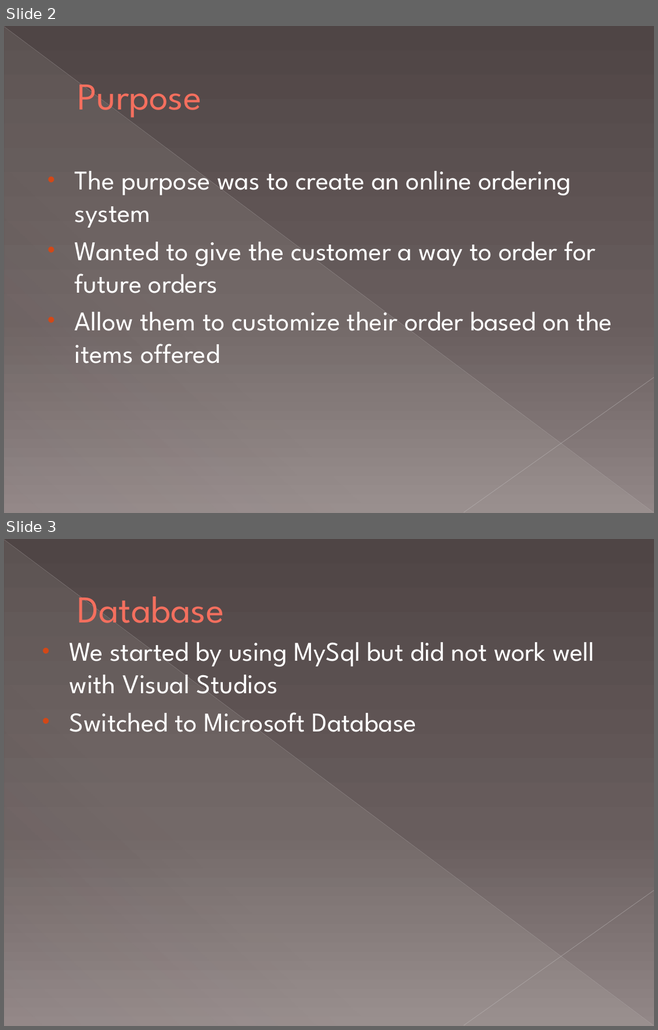
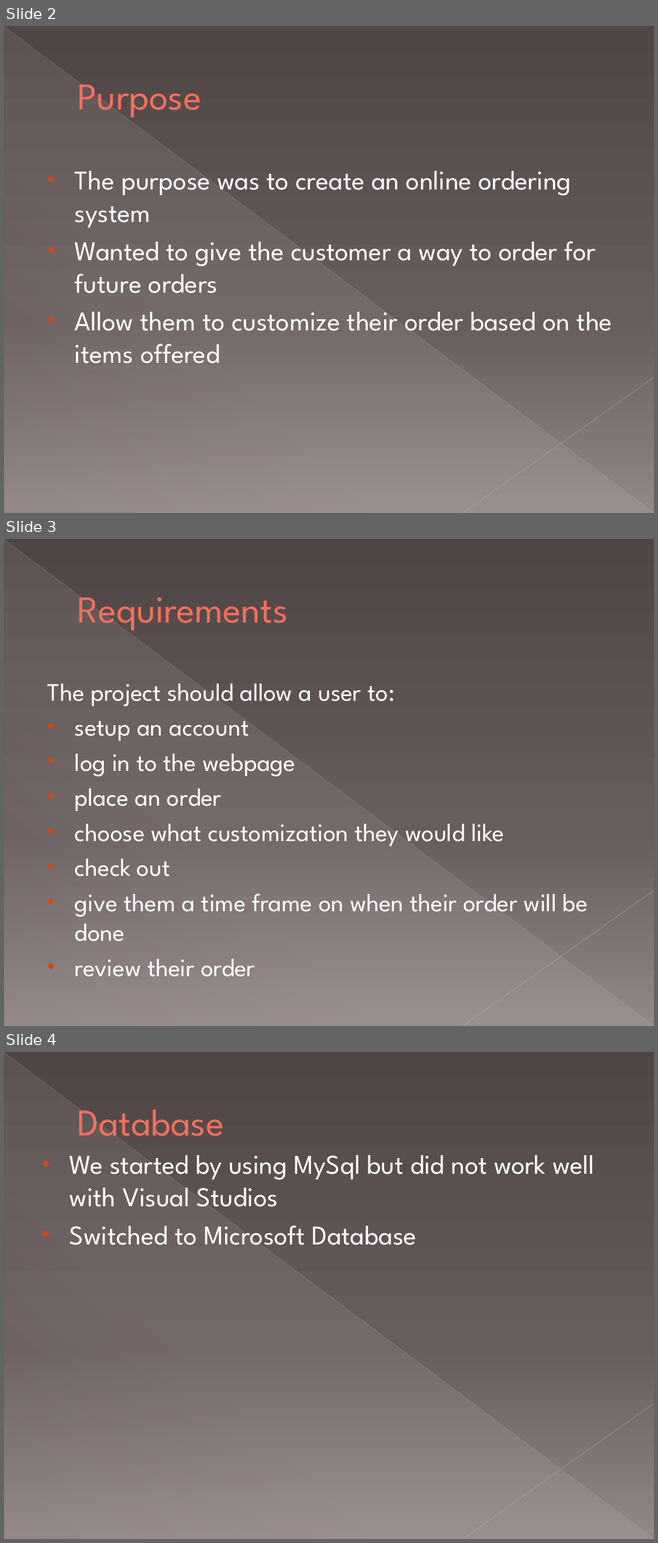
Before and after one commit to Jessie-Wilkins/CIS474TeamProject, a slide deck: ProjectPPT.pptx. Shown one above the other, each under a label of ours: slides 2 and 3 before the commit, slides 2, 3 and 4 after it. The pictures are 658x1030 and 658x1543 pixels, drawn with LibreOffice and Linux fonts; fonts in the diff are those of the drawing. Boxes give left, top, right and bottom in pixels: in the first picture for what was removed or moved away, otherwise in the second. Text is boxed around its words. In the diff, an @@ line names an element or a change of style, - is before the commit and + after.

```diff
--- a/ProjectPPT.pptx
+++ b/ProjectPPT.pptx
@@ slide 3 added at [4,539,654,1026], background gradient #4F4646 to #685D5D to #928787; not listed: 3 template elements that a slide beside it also shows @@
@@ title added at [77,597,288,631], 42 pt, text #F4705E @@
+Requirements
@@ text added at [48,683,587,977], 27.8 pt, text #FFFFFF @@
+The project should allow a user to:
+• setup an account
+• log in to the webpage
+• place an order
+• choose what customization they would like
+• check out
+• give them a time frame on when their order will be done
+• review their order
@@ what was slide 3 is now slide 4 @@
```
Also in this commit, not shown: 1 slide changed, 1 other file.
